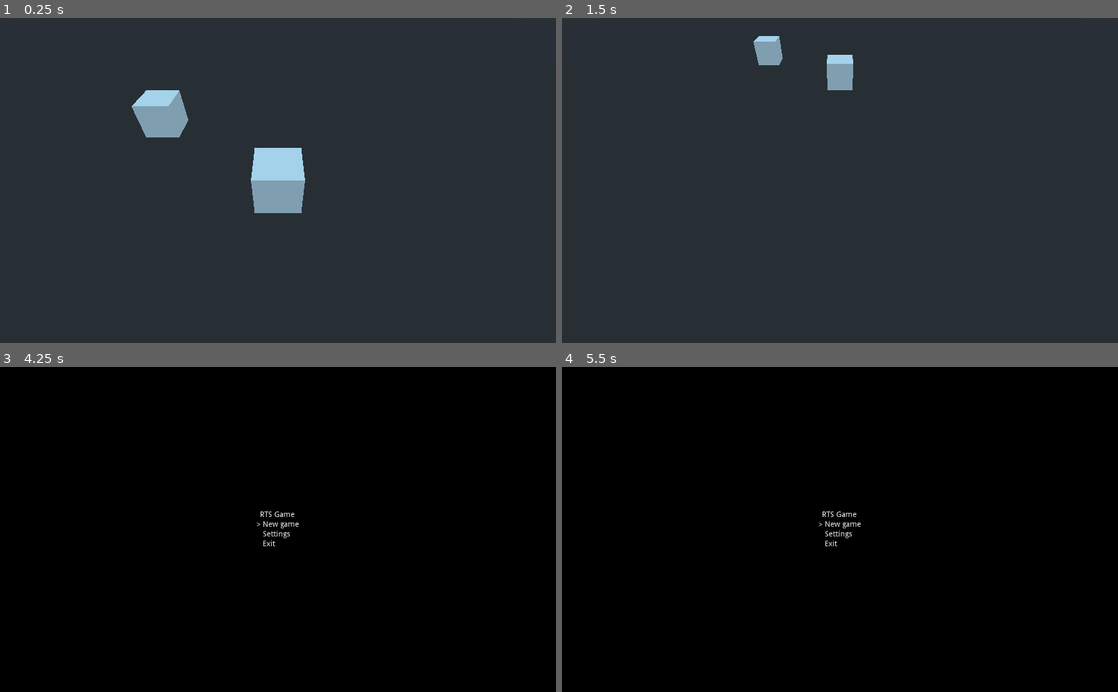
Above: before the commit, frames 1-4 (two rows, left to right).
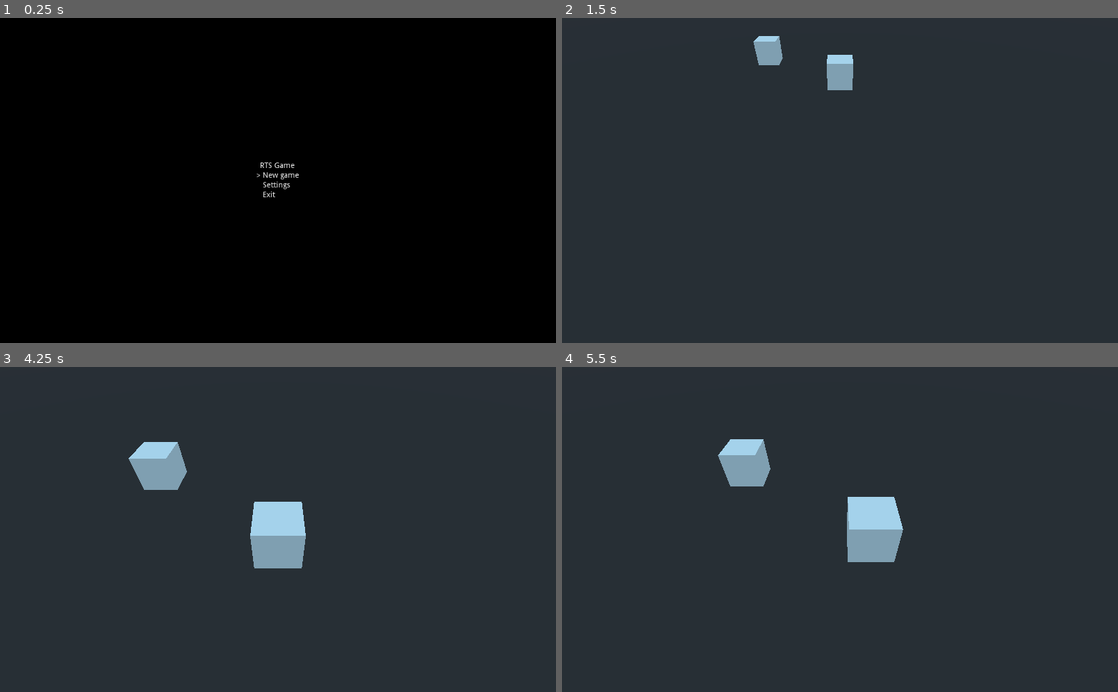
Above: after the commit, the same moments.

Repository: bjornarhagen/rts-game
Game: Godot game, scene res://src/MainMenu.tscn
Same seed, same stepped clock (60 frames per second), same inputs: the game is played once before the commit and once after it. Before the commit the project starts from res://src/Main.tscn.
Inputs (mouse positions are in pixels of both pictures, inside the frame that each line leads up to):
- Up to frame 1 (0.25 s): no input
- Up to frame 2 (1.5 s): tap Enter (ui_accept) at 0.5, 0.77, 1.07 s; move the mouse to (962, 164) at 0.52 s; hold S (camera_backward) 0.53-1.28 s; tap W (camera_forward) at 0.8, 1.35 s; move the mouse to (728, 196) at 1.27 s
- Up to frame 3 (4.25 s): tap Enter (ui_accept) at 1.52, 1.55, 1.82, 2, 3.02, 3.32, 3.5, 3.77, 3.8, 4.07 s; move the mouse to (333, 458) at 2.02 s; hold Enter (ui_accept) 2.03-2.78 s; tap S (camera_backward) at 2.3, 2.85 s; move the mouse to (250, 594) at 2.77 s; tap W (camera_forward) at 3.05 s; move the mouse to (444, 578) at 3.52 s; hold W (camera_forward) from 3.53 s (still down); tap Escape (ui_cancel) at 4.15 s
- Up to frame 4 (5.5 s): move the mouse to (673, 480) at 4.27 s; release W (camera_forward) at 4.28 s; tap A (camera_left) at 4.35 s; tap Enter (ui_accept) at 4.52, 4.82, 5 s; tap S (camera_backward) at 4.55 s; move the mouse to (867, 529) at 5.02 s; press the mouse at (867, 529) at 5.03 s; tap W (camera_forward) at 5.3 s

The runs differ from the first frame. In frame 1, 100% of the frame differs, in the area x 0-100%, y 0-100%; in frame 2, nothing differs; in frame 3, 100%; in frame 4, 100%.

Commit message:
Update to start on main menu. Fix main menu

Diff:
--- a/project.godot
+++ b/project.godot
@@ -11,7 +11,7 @@
 [application]
 
 config/name="my-rts-game"
-run/main_scene="res://src/Main.tscn"
+run/main_scene="res://src/MainMenu.tscn"
 config/icon="res://icon.png"
 
 [input]
--- a/src/Main.gd
+++ b/src/Main.gd
@@ -6,6 +6,8 @@
 
 func _input(event: InputEvent) -> void:
 	if event.is_action_pressed("ui_cancel"):
-		var main_menu_scene = preload("res://src/MainMenu.tscn").instance()
-		get_tree().get_root().add_child(main_menu_scene)
-		queue_free()
+		#var main_menu_scene = preload("res://src/MainMenu.tscn").instance()
+		#get_tree().get_root().add_child(main_menu_scene)
+		#queue_free()
+		#print(get_tree().get_root().get_children())
+		print("TODO: Open menu")
--- a/src/MainMenu.gd
+++ b/src/MainMenu.gd
@@ -15,14 +15,11 @@
 	selector_settings.text = ""
 	selector_exit.text = ""
 
+# TODO: Fix direction changing bug
 func set_current_selection(direction):
 	empty_selection()
 	current_selection+=direction
 	var processed_selection = abs(current_selection) % number_of_sections
-
-	print(current_selection)
-	print(processed_selection)
-
 	if processed_selection == 0:
 		selector_new_game.text = ">"
 	if processed_selection == 1:
@@ -30,8 +27,20 @@
 	if processed_selection == 2:
 		selector_exit.text = ">"
 
+func handle_selection(_current_selection):
+	if _current_selection == 0:
+		var main_scene = preload("res://src/Main.tscn").instance()
+		get_tree().get_root().add_child(main_scene)
+		queue_free()
+	if _current_selection == 1:
+		print("TODO: Add options")
+	if _current_selection == 2:
+		get_tree().quit()
+
 func _input(event: InputEvent) -> void:
 	if event.is_action_pressed("ui_up") or event.is_action_pressed("camera_forward"):
 		set_current_selection(1)
 	if event.is_action_pressed("ui_down") or event.is_action_pressed("camera_backward"):
 		set_current_selection(-1)
+	if event.is_action_pressed("ui_accept"):
+		handle_selection(current_selection)
